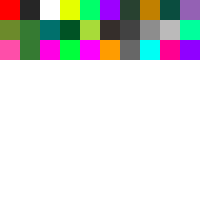
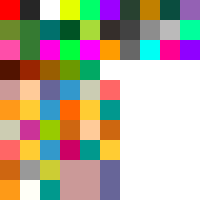
Layer changes from the first 200x200 image to the second:
added layer "矩形 1 拷贝 53" above "矩形 1 拷贝 50" over [40, 180, 60, 200]
added layer "矩形 1 拷贝 50" above "矩形 1 拷贝 47" over [40, 160, 60, 180]
added layer "矩形 1 拷贝 47" above "矩形 1 拷贝 44" over [40, 140, 60, 160]
added layer "矩形 1 拷贝 44" above "矩形 1 拷贝 41" over [40, 120, 60, 140]
added layer "矩形 1 拷贝 41" above "矩形 1 拷贝 59" over [40, 100, 60, 120]
added layer "矩形 1 拷贝 59" (1st of 2) above "矩形 1 拷贝 65" over [100, 180, 120, 200]
added layer "矩形 1 拷贝 65" above "矩形 1 拷贝 59" over [80, 180, 100, 200]
added layer "矩形 1 拷贝 59" (2nd of 2) above "矩形 1 拷贝 58" over [60, 180, 80, 200]
added layer "矩形 1 拷贝 58" (1st of 2) above "矩形 1 拷贝 64" over [100, 160, 120, 180]
added layer "矩形 1 拷贝 64" above "矩形 1 拷贝 58" over [80, 160, 100, 180]
added layer "矩形 1 拷贝 58" (2nd of 2) above "矩形 1 拷贝 57" over [60, 160, 80, 180]
added layer "矩形 1 拷贝 57" (1st of 2) above "矩形 1 拷贝 63" over [100, 140, 120, 160]
added layer "矩形 1 拷贝 63" above "矩形 1 拷贝 57" over [80, 140, 100, 160]
added layer "矩形 1 拷贝 57" (2nd of 2) above "矩形 1 拷贝 56" over [60, 140, 80, 160]
added layer "矩形 1 拷贝 56" (1st of 2) above "矩形 1 拷贝 62" over [100, 120, 120, 140]
added layer "矩形 1 拷贝 62" above "矩形 1 拷贝 56" over [80, 120, 100, 140]
added layer "矩形 1 拷贝 56" (2nd of 2) above "矩形 1 拷贝 55" over [60, 120, 80, 140]
added layer "矩形 1 拷贝 55" (1st of 2) above "矩形 1 拷贝 61" over [100, 100, 120, 120]
added layer "矩形 1 拷贝 61" above "矩形 1 拷贝 55" over [80, 100, 100, 120]
added layer "矩形 1 拷贝 55" (2nd of 2) above "矩形 1 拷贝 54" over [60, 100, 80, 120]
added layer "矩形 1 拷贝 54" (1st of 2) above "矩形 1 拷贝 60" over [100, 80, 120, 100]
added layer "矩形 1 拷贝 60" above "矩形 1 拷贝 54" over [80, 80, 100, 100]
added layer "矩形 1 拷贝 54" (2nd of 2) above "矩形 1 拷贝 38" over [60, 80, 80, 100]
added layer "矩形 1 拷贝 38" above "矩形 1 拷贝 52" over [40, 80, 60, 100]
…and 17 more changes (17 added)
